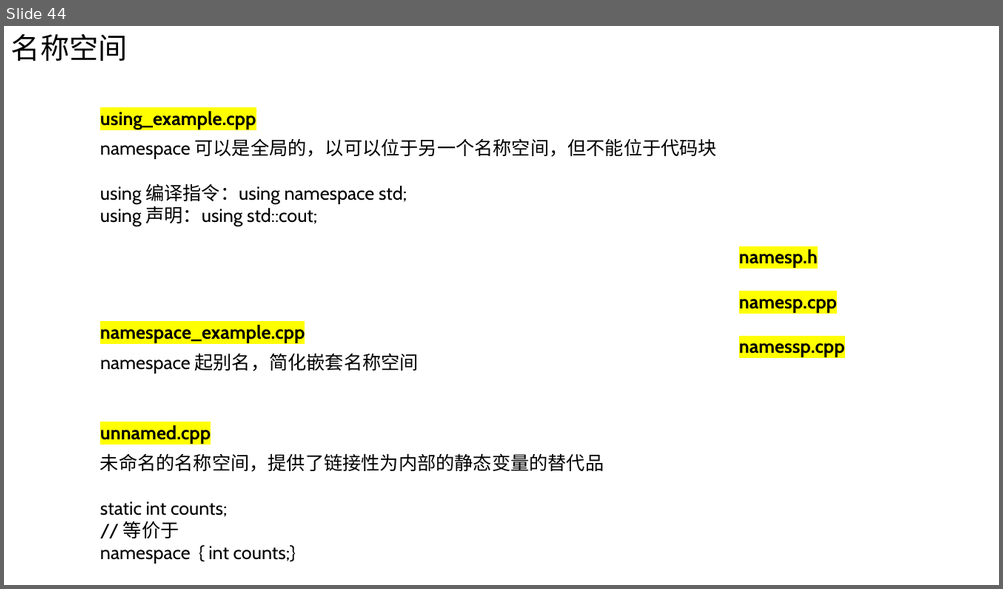
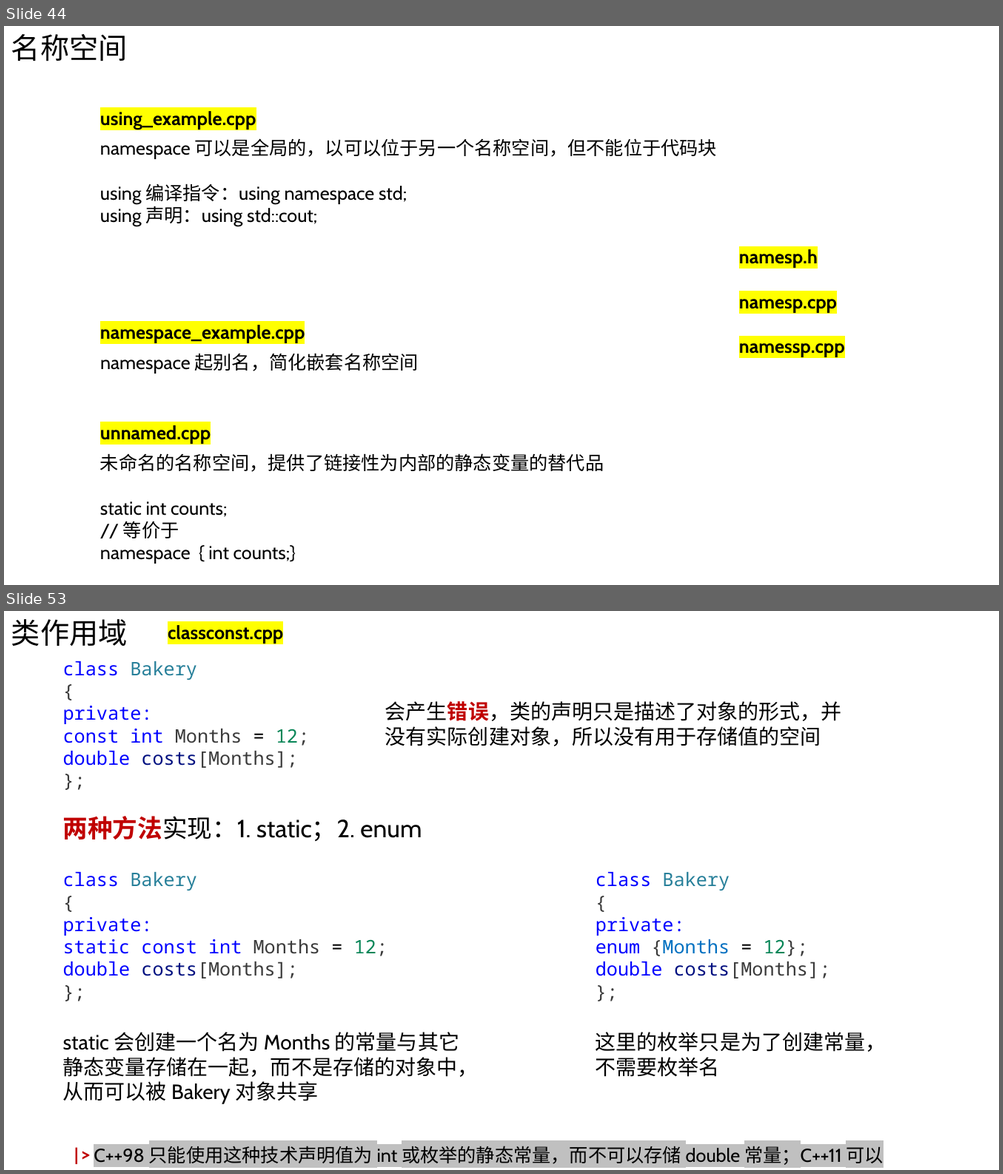
Before and after one commit to Chao200/CPP_Primer_Plus, a slide deck: C++ Primer Plus.pptx. Shown one above the other, each under a label of ours: slide 44 before the commit, slides 44 and 53 after it; the slides between them are not shown. The pictures are 1003x589 and 1003x1174 pixels, drawn with LibreOffice and Linux fonts; fonts in the diff are those of the drawing. Boxes give left, top, right and bottom in pixels: in the first picture for what was removed or moved away, otherwise in the second. Text is boxed around its words. In the diff, an @@ line names an element or a change of style, - is before the commit and + after.

```diff
--- a/C++ Primer Plus.pptx
+++ b/C++ Primer Plus.pptx
@@ slide 53 added at bbox=[4, 611, 999, 1170], background #FFFFFF @@
@@ text added at bbox=[11, 619, 128, 646], 28 pt, text #000000 @@
+类作用域
@@ text added at bbox=[168, 625, 283, 644], 18 pt, text #000000, bold @@
+classconst.cpp
@@ text added at bbox=[63, 661, 309, 768], 18 pt, text #0000FF @@
+class Bakery
+{
+private:
+const int Months = 12;
+double costs[Months];
+};
@@ text added at bbox=[385, 701, 842, 746], 20 pt, text #000000 @@
+会产生错误，类的声明只是描述了对象的形式，并没有实际创建对象，所以没有用于存储值的空间
@@ text added at bbox=[63, 816, 421, 841], 24 pt, text #000000 @@
+两种方法实现：1. static；2. enum
@@ text added at bbox=[63, 872, 387, 979], 18 pt, text #0000FF @@
+class Bakery
+{
+private:
+static const int Months = 12;
+double costs[Months];
+};
@@ text added at bbox=[595, 872, 831, 979], 18 pt, text #0000FF @@
+class Bakery
+{
+private:
+enum {Months = 12};
+double costs[Months];
+};
@@ text added at bbox=[63, 1032, 478, 1105], 20 pt, text #000000 @@
+static 会创建一个名为 Months 的常量与其它静态变量存储在一起，而不是存储的对象中，从而可以被 Bakery 对象共享
@@ text added at bbox=[595, 1032, 886, 1077], 20 pt, text #000000 @@
+这里的枚举只是为了创建常量，不需要枚举名
@@ text added at bbox=[65, 1139, 97, 1169], 18 pt, text #C00000, bold @@
+|>
@@ text added at bbox=[94, 1143, 882, 1165], 18 pt, text #000000 @@
+C++98 只能使用这种技术声明值为 int 或枚举的静态常量，而不可以存储 double 常量；C++11 可以
```
Also in this commit, not shown: 1 slide changed, 9 other slides added, 1 slide removed.
